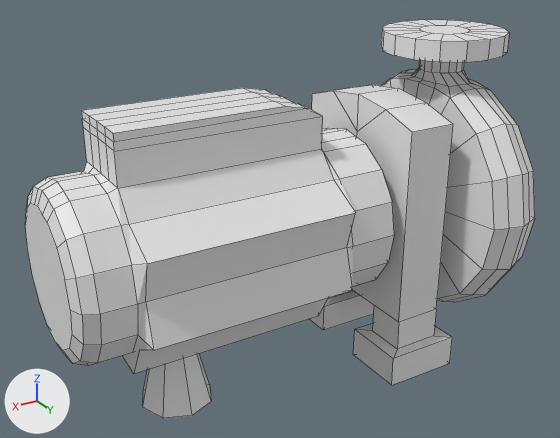
The Blender file Assets/Victor/Raw 3D Objects/Bomba Hidraulica/Bomba Hidraulica Modelagem Finalizada.blend as it was, and as the next commit left it.
One viewpoint serves both versions: a camera (50 mm lens) standing at (3.45, 7.28, 3.68) and looking at (-0.98, -0.09, -0.01). Every picture has the same lights, and +X, +Y and +Z are marked at lower left. Mesh edges are drawn as thin lines.
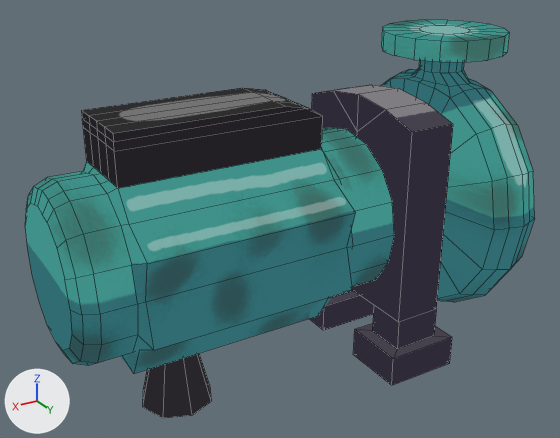
Location of each change, (x1, y1, x2, y2) in pixels of the pictures (560 x 438 px):
'Cube', recoloured, surface changed (grey to black)
    both: (310, 85, 453, 385)
'Cylinder.001', recoloured (grey to black)
    both: (143, 354, 211, 418)
part 1 of me_cylinder_001, recoloured (grey to cyan)
    both: (25, 20, 535, 374)

The change, as a list of edits to the scene's bpy script:
```text
Add img_ucupaint_suporte_bomba_1_color:
    img_ucupaint_suporte_bomba_1_color = load_image('Ucupaint suporte bomba 1 Color', 'Ucupaint suporte bomba 1 Color.png', 1024, 1024, 'sRGB')
Add img_ucupaint_suporte_bomba_2_color:
    img_ucupaint_suporte_bomba_2_color = load_image('Ucupaint suporte bomba 2 Color', 'Ucupaint suporte bomba 2 Color.png', 1024, 1024, 'sRGB')
Add img_ucupaint_bomba_hidraulica_color:
    img_ucupaint_bomba_hidraulica_color = load_image('Ucupaint bomba hidraulica Color', 'Ucupaint bomba hidraulica Color.png', 1024, 1024, 'sRGB')
Add ng_ucupaint_suporte_bomba_1:
    ng_ucupaint_suporte_bomba_1 = bpy.data.node_groups.new('Ucupaint suporte bomba 1', 'ShaderNodeTree')
    # colours: white #ffffff
    # uses the picture img_ucupaint_suporte_bomba_1_color
Add ng_ypl_check_input_normal:
    ng_ypl_check_input_normal = bpy.data.node_groups.new('~yPL Check Input Normal', 'ShaderNodeTree')
    # nodes: Math, Mix, SeparateXYZ
Add ng_ucupaint_suporte_bomba_2:
    ng_ucupaint_suporte_bomba_2 = bpy.data.node_groups.new('Ucupaint suporte bomba 2', 'ShaderNodeTree')
    # colours: white #ffffff
    # uses the picture img_ucupaint_suporte_bomba_2_color
Add ng_ucupaint_bomba_hidraulica:
    ng_ucupaint_bomba_hidraulica = bpy.data.node_groups.new('Ucupaint bomba hidraulica', 'ShaderNodeTree')
    # colours: white #ffffff
    # uses the picture img_ucupaint_bomba_hidraulica_color
Add mat_suporte_bomba_1:
    mat_suporte_bomba_1 = bpy.data.materials.new('suporte bomba 1')
    # nodes: Emission, Group, OutputMaterial
    # colours: white #e7e7e7
Add mat_suporte_bomba_2:
    mat_suporte_bomba_2 = bpy.data.materials.new('suporte bomba 2')
    # nodes: Emission, Group, OutputMaterial
    # colours: white #e7e7e7
Add mat_bomba_hidraulica:
    mat_bomba_hidraulica = bpy.data.materials.new('bomba hidraulica')
    # nodes: Emission, Group, OutputMaterial
    # colours: white #e7e7e7
Change me_cylinder_001:
    used by ob_cylinder; parent = ob_bomba_hidraulica; location = (0.0, 0.0, 0.0)
    remove me_cylinder_001.from_pydata(...)  # 486 vertices, 455 faces, 24 loose edges; spans x -4.18..1.85, y -1.6..1.6, z -1.6..2.05
    add me_cylinder_001.from_pydata(...)  # 477 vertices, 455 faces; spans x -4.18..1.85, y -1.6..1.6, z -1.6..2.05
    me_cylinder_001 part 1: 455 faces spanning x -4.18..1.85, y -1.6..1.6, z -1.6..2.05 switch from no material to mat_bomba_hidraulica
Change me_cube_001:
    where me_cube_001.from_pydata(...)  # 54 vertices, 50 faces; spans x -2.78..-1.83, y -1.15..1.15, z -1.97..1.4
    used by ob_cube; parent = ob_bomba_hidraulica; location = (0.0, 0.0, 0.0)
    me_cube_001 part 2: texture (UV) coordinates of 50 of 50 faces, centred in x -2.78..-1.83, y -1.15..1.15, z -1.97..1.37, changed; they spanned u 0.12..0.88, v 0.0..1.0 and now span u 0.02..0.98, v 0.02..0.98
    add me_cube_001.materials.append(mat_suporte_bomba_2)
Change me_cylinder_002:
    where me_cylinder_002.from_pydata(...)  # 16 vertices, 10 faces; spans x 0.086..0.958, y -0.436..0.436, z -1.959..-0.919
    add me_cylinder_002.materials.append(mat_suporte_bomba_1)
```
